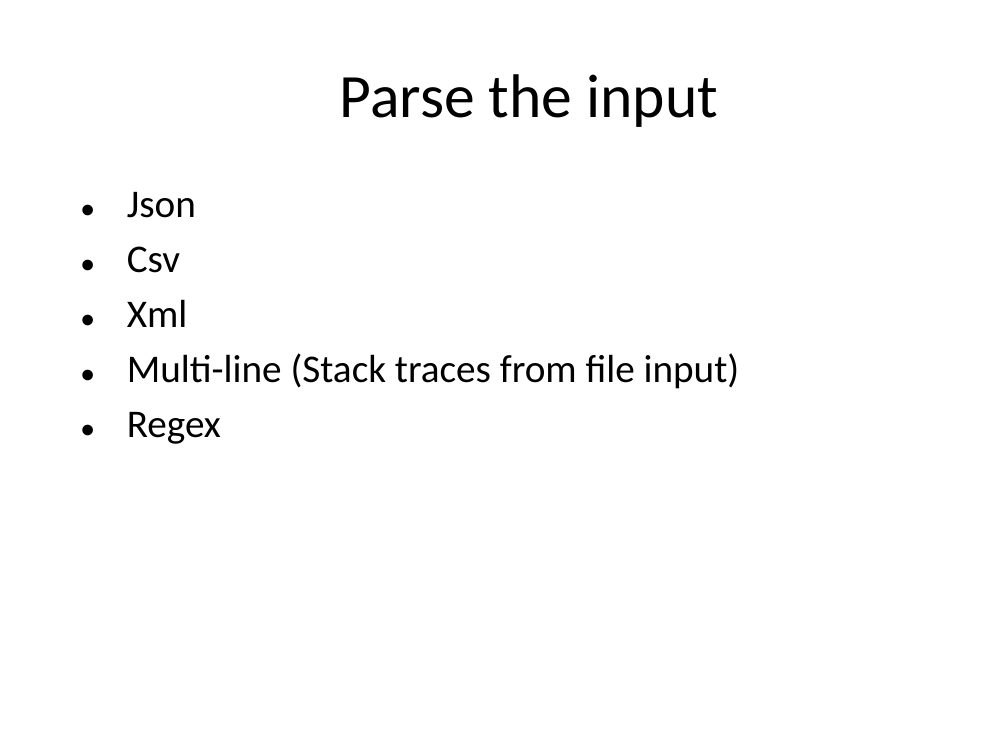
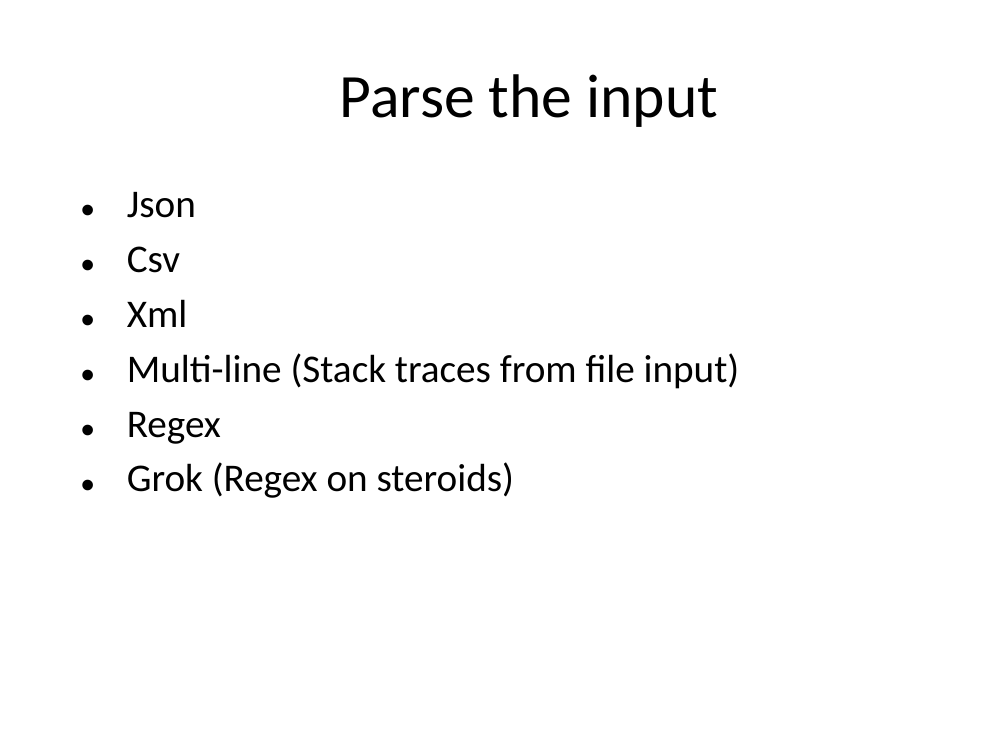
Before and after one commit to mtscout6/my-presentations, a slide deck: slide 9 of Logstash/Logstash slide deck.pptx (slide 7 before the commit). Drawn at 1008x756 pixels with LibreOffice and Linux fonts; fonts in the diff are those of the drawing; background and template pictures are left out. Boxes give left, top, right and bottom in pixels: in the first picture for what was removed or moved away, otherwise in the second. Text is boxed around its words. In the diff, an @@ line names an element or a change of style, - is before the commit and + after.

```diff
--- a/Logstash/Logstash slide deck.pptx
+++ b/Logstash/Logstash slide deck.pptx
@@ text at [127,462,514,498]: paragraph added @@
+• Grok (Regex on steroids)
```
Also in this commit, not shown: 4 other slides changed, 5 slides added, 1 other file.
